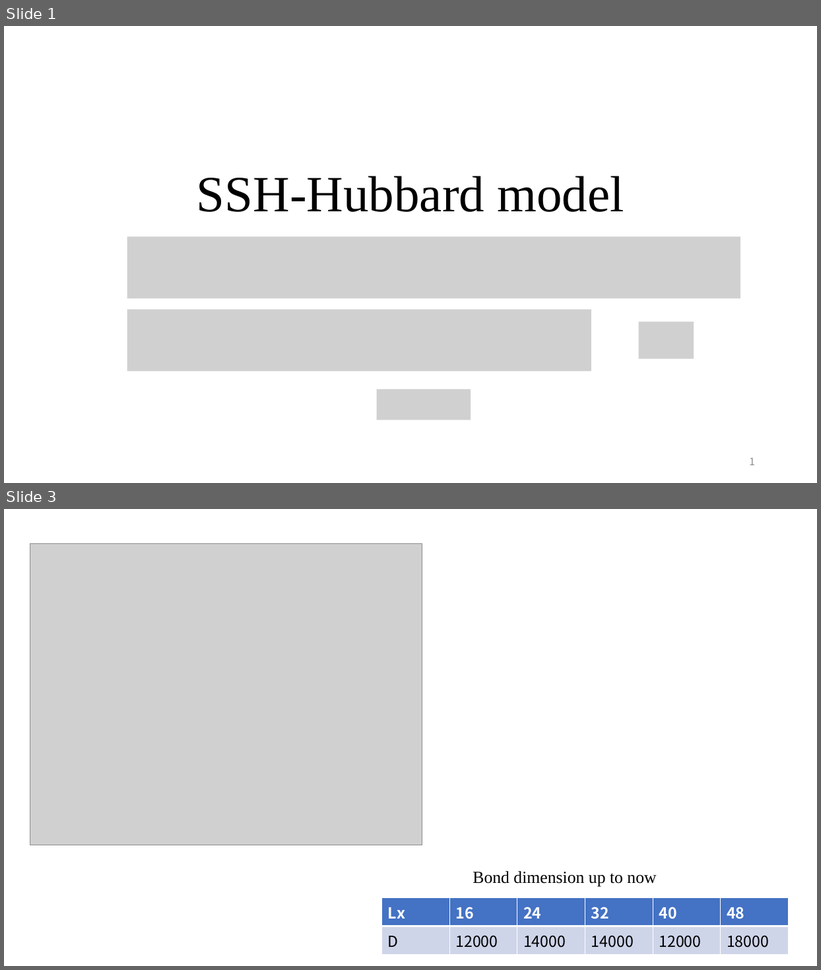
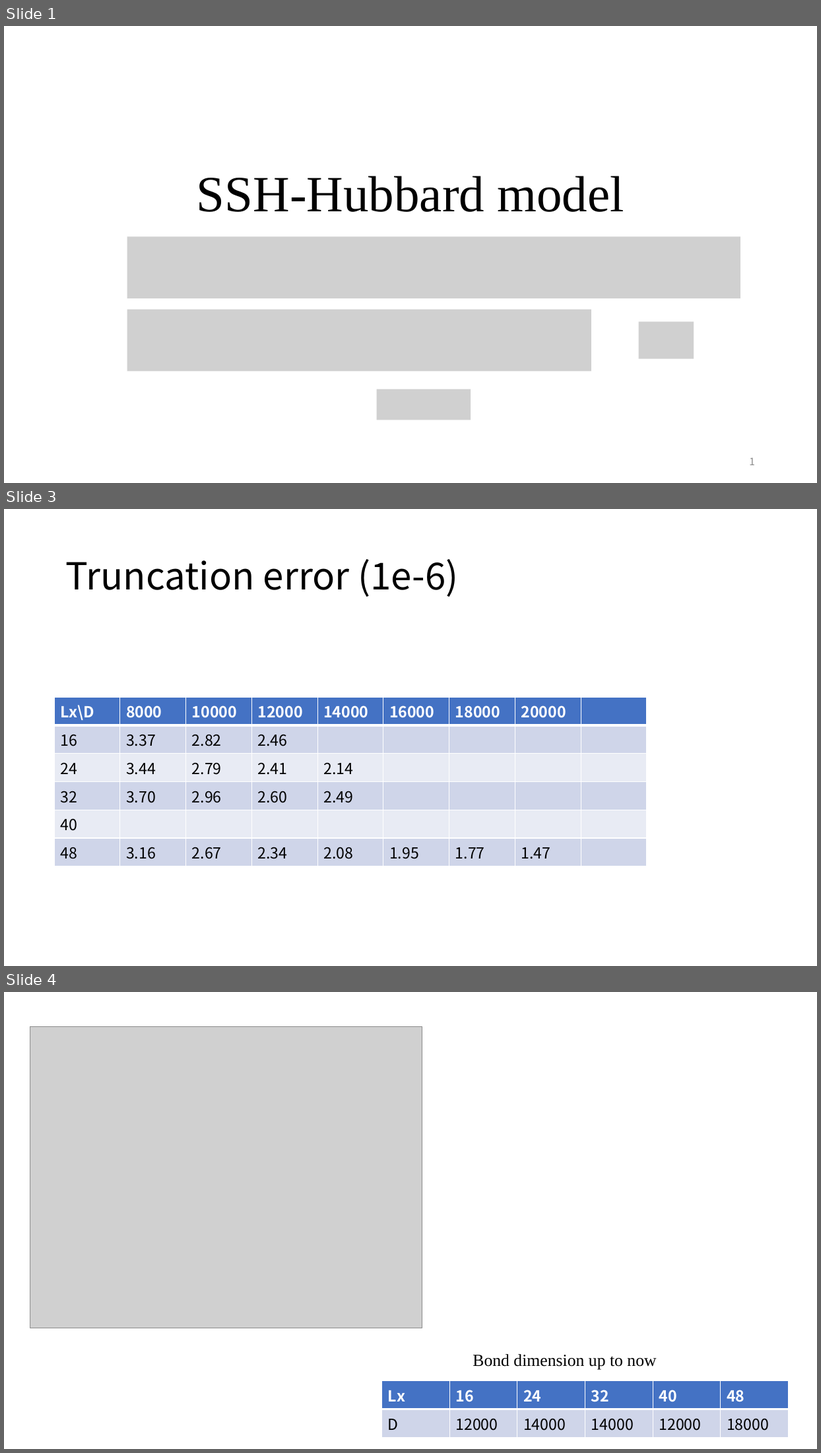
Before and after one commit to QuantumLiquids/SSH-Hubbard, a slide deck: note/SSH-Hubbard-Note6.pptx. Shown one above the other, each under a label of ours: slides 1 and 3 before the commit, slides 1, 3 and 4 after it; the slides between them are not shown. The pictures are 821x970 and 821x1453 pixels, drawn with LibreOffice and Linux fonts; fonts in the diff are those of the drawing; grey boxes stand for pictures. Boxes give left, top, right and bottom in pixels: in the first picture for what was removed or moved away, otherwise in the second. Text is boxed around its words. In the diff, an @@ line names an element or a change of style, - is before the commit and + after.

```diff
--- a/note/SSH-Hubbard-Note6.pptx
+++ b/note/SSH-Hubbard-Note6.pptx
@@ slide 3 added at <box>4,509,817,966</box>, background #FFFFFF @@
@@ title added at <box>66,559,458,597</box>, 44 pt, text #000000 @@
+Truncation error (1e-6)
@@ table added at <box>54,698,647,862</box>, 6 rows, 9 columns @@
+Lx\D | 8000 | 10000 | 12000 | 14000 | 16000 | 18000 | 20000 | 
+16 | 3.37 | 2.82 | 2.46 |  |  |  |  | 
+24 | 3.44 | 2.79 | 2.41 | 2.14 |  |  |  | 
+32 | 3.70 | 2.96 | 2.60 | 2.49 |  |  |  | 
+40 |  |  |  |  |  |  |  | 
+48 | 3.16 | 2.67 | 2.34 | 2.08 | 1.95 | 1.77 | 1.47 | 
@@ what was slide 3 is now slide 4 @@
```
Also in this commit, not shown: 16 other files.
